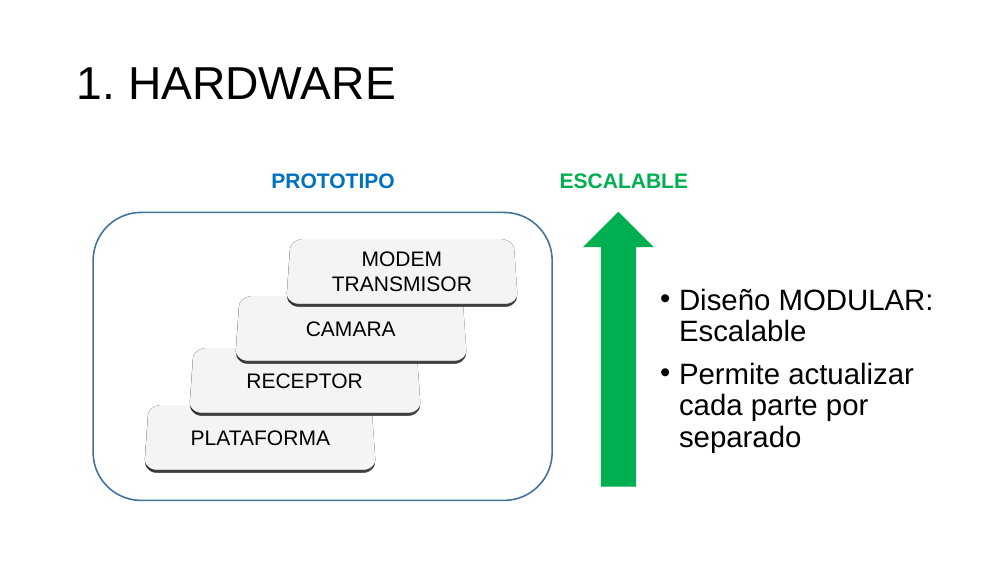
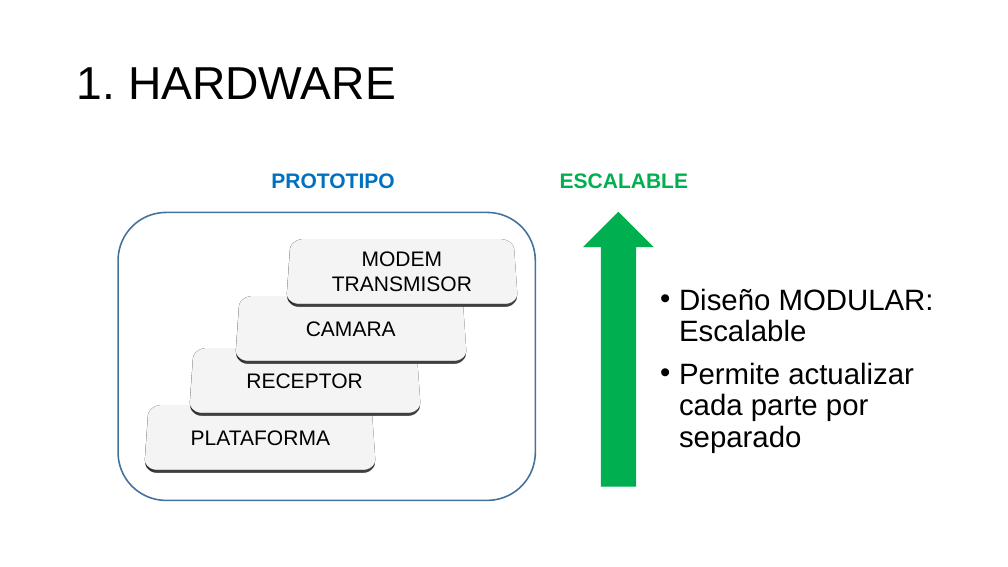
Before and after one commit to aludena18/Tesis, a slide deck: slide 8 of Telelocalización y Captura de Imágenes.pptx. Drawn at 1008x567 pixels with LibreOffice and Linux fonts; fonts in the diff are those of the drawing. Boxes give left, top, right and bottom in pixels: in the first picture for what was removed or moved away, otherwise in the second. Text is boxed around its words. In the diff, an @@ line names an element or a change of style, - is before the commit and + after.

```diff
--- a/Telelocalización y Captura de Imágenes.pptx
+++ b/Telelocalización y Captura de Imágenes.pptx
@@ rounded rectangle resized from (x1=93, y1=212, x2=552, y2=501) to (x1=118, y1=212, x2=535, y2=501) @@
```
Also in this commit, not shown: 14 other slides changed, 1 other file.
